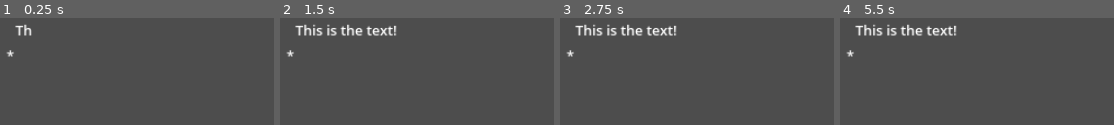
Above: before the commit, frames 1-4 (left to right).
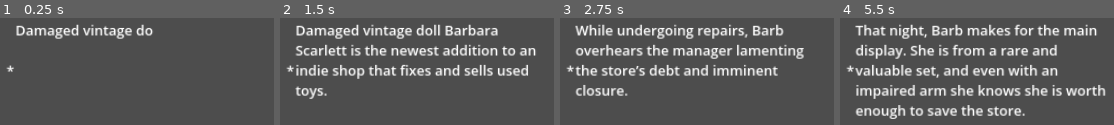
Above: after the commit, the same moments.

Repository: MaddMavv/Project-Doll-House
Game: Godot game, scene res://opening_text.tscn
Two runs of this game, one before a commit and one after it. Both use one fixed random seed, a clock stepped at 60 frames per second and the inputs below. This scene is started directly instead of the project's main scene.
Inputs:
- Up to frame 1 (0.25 s): no input
- Up to frame 2 (1.5 s): tap Enter (ui_accept) at 0.5, 0.6 s; hold D (move right) from 0.53 s (still down); tap Space (jump) at 0.77 s; tap K (attack) at 1.35 s
- Up to frame 3 (2.75 s): tap Space (jump) at 1.52 s; tap Enter (ui_accept) at 1.55, 2, 2.3 s; release D (move right) at 2.03 s; hold A (move left) from 2.03 s (still down); tap J (melee) at 2.1 s
- Up to frame 4 (5.5 s): tap Enter (ui_accept) at 2.75, 3.05, 3.5, 3.6, 4.25, 4.35, 5, 5.3 s; release A (move left) at 2.78 s; hold D (move right) 2.78-4.28 s; tap L (shout) at 2.85 s; tap Space (jump) at 3.02, 3.77, 4.52 s; hold A (move left) 4.28-5.03 s; hold D (move right) from 5.03 s (still down); tap K (attack) at 5.1 s

The runs differ from the first frame. In frame 1, 3.2% of the frame differs, in the area x 2-56%, y 5-51%; in frame 2, 15%; in frame 3, 14%; in frame 4, 21%, in the area x 2-98%, y 5-95%.

Commit message:
Opening text update

Diff:
--- a/opening_text.gd
+++ b/opening_text.gd
@@ -4,11 +4,48 @@
 @onready var start_symbol = $Container/HBoxContainer/Start
 @onready var end_symbol = $Container/HBoxContainer/End
 @onready var theText = $Container/HBoxContainer/theText
-const readSpeed = 0.05
+const readSpeed = 1.5
+
+enum State {
+	READY,
+	READING,
+	FINISHED
+}
+
+var current_state = State.READY
+var text_queue = []
+
 
 func _ready():
+	print("Starting state is ready")
 	hide_textbox()
-	add_text("This is the text!")
+	queue_text("Damaged vintage doll Barbara Scarlett is the newest addition to an indie shop that fixes and sells used toys.")
+	queue_text("While undergoing repairs, Barb overhears the manager lamenting the store’s debt and imminent closure.")
+	queue_text("The fate of the toys is uncertain.")
+	queue_text("That night, Barb makes for the main display. She is from a rare and valuable set, and even with an impaired arm she knows she is worth enough to save the store.")
+	queue_text("But the toys don’t believe her. Acting on the orders of Gillian, a robot figure and apparent leader of the shelves, they imprison Barb in her packaging.")
+	queue_text("The determined and pissed off doll severs her arm to escape confinement. She's spotted by a sentinel who alerts the store.")
+	queue_text("She quickly knocks him out and takes his megaphone.")
+	queue_text("Time to go loud.")
+	queue_text("Barb jams the megaphone into her shoulder in place of her second arm. A single sound burst is enough to launch her to greater heights and stun enemies.")
+	queue_text("If they won’t listen to her, she’ll just have to make them.")
+
+
+func _process(_delta):
+	match current_state:
+		State.READY:
+			if !text_queue.is_empty():
+				display_text()
+		State.READING:
+			if Input.is_action_just_pressed("ui_accept"):
+				theText.visible_ratio = 1
+		State.FINISHED:
+			if Input.is_action_just_pressed("ui_accept"):
+				change_state(State.READY)
+
+func queue_text(next_text):
+	text_queue.push_back(next_text)
+
 
 func hide_textbox():
 	start_symbol.text = ""
@@ -21,10 +58,29 @@
 	start_symbol.text = "*"
 	textbox_container.show()
 
-func add_text(next_text):
+
+func display_text():
+	var next_text = text_queue.pop_front()
 	theText.text = next_text
+	change_state(State.READING)
 	show_textbox()
-	theText.visible_ratio = 0
+	#theText.visible_ratio = 0
+	text_animation()
+
+func text_animation():
 	var tween = get_tree().create_tween()
-	tween.tween_property(theText, "visible_ratio", 1.0, 1.5)
+	tween.set_ease(Tween.EASE_IN_OUT).set_trans(Tween.TRANS_LINEAR)
+	tween.tween_property(theText, "visible_ratio", 1.0, readSpeed)
 	await tween.finished
+	change_state(State.FINISHED)
+
+
+func change_state(next_state):
+	current_state = next_state
+	match current_state:
+		State.READY:
+			print("Changing to ready")
+		State.READING:
+			print("to reading")
+		State.FINISHED:
+			print("to fin")
--- a/opening_text.tscn
+++ b/opening_text.tscn
@@ -13,8 +13,8 @@
 anchor_bottom = 0.15
 offset_left = -959.92
 offset_top = -72.0
-offset_right = 1.07983
-offset_bottom = 183.0
+offset_right = 1.08008
+offset_bottom = 293.0
 grow_horizontal = 0
 grow_vertical = 2
 
@@ -31,7 +31,6 @@
 size_flags_horizontal = 3
 size_flags_vertical = 1
 theme_override_font_sizes/font_size = 50
-text = "flkjsd;lfkjd;dlkjas;ldkjas"
 autowrap_mode = 2
 visible_characters = 0
 visible_ratio = 0.0
